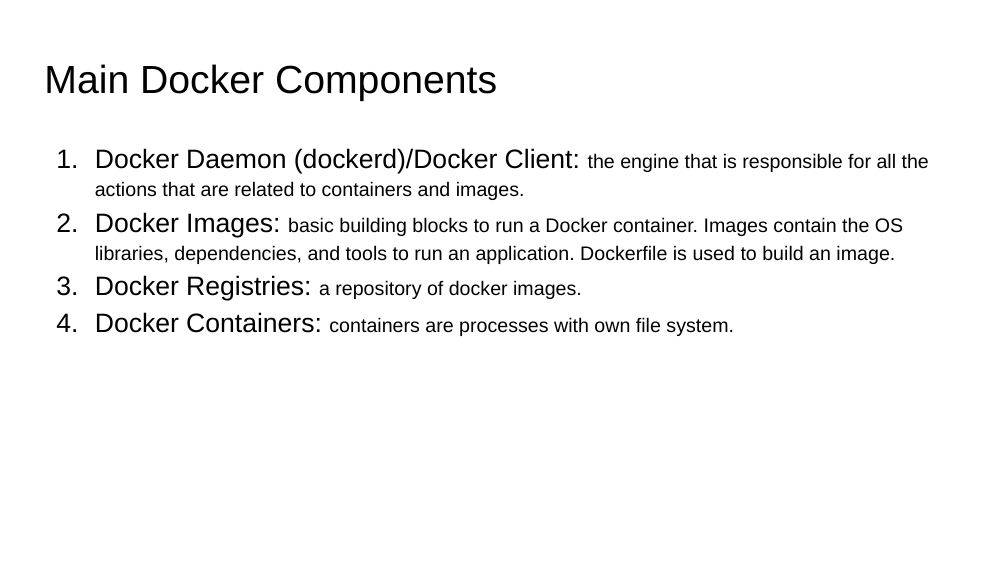
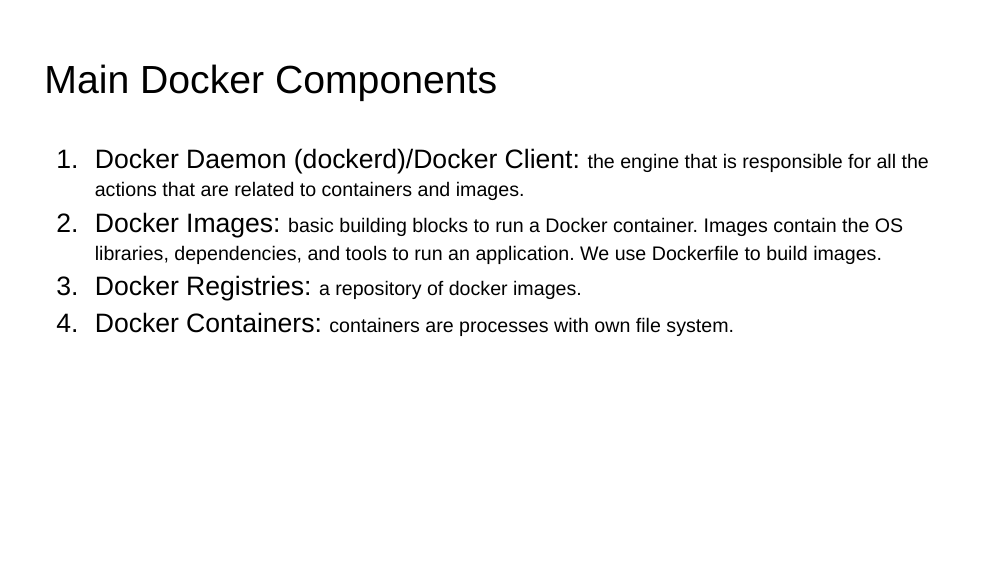
Before and after one commit to danhul/Docker-intro, a slide deck: slide 3 of Introduction to Docker.odp. Drawn at 1008x567 pixels with LibreOffice and Linux fonts; fonts in the diff are those of the drawing. Boxes give left, top, right and bottom in pixels: in the first picture for what was removed or moved away, otherwise in the second. Text is boxed around its words. In the diff, an @@ line names an element or a change of style, - is before the commit and + after.

```diff
--- a/Introduction to Docker.odp
+++ b/Introduction to Docker.odp
@@ text at [95, 212, 903, 264]: text changed @@
-2. Docker Images: basic building blocks to run a Docker container. Images contain the OS libraries, dependencies, and tools to run an application. Dockerfile is used to build an image.
+2. Docker Images: basic building blocks to run a Docker container. Images contain the OS libraries, dependencies, and tools to run an application. We use Dockerfile to build images.
```
Also in this commit, not shown: 2 other slides changed, 2 slides added.
